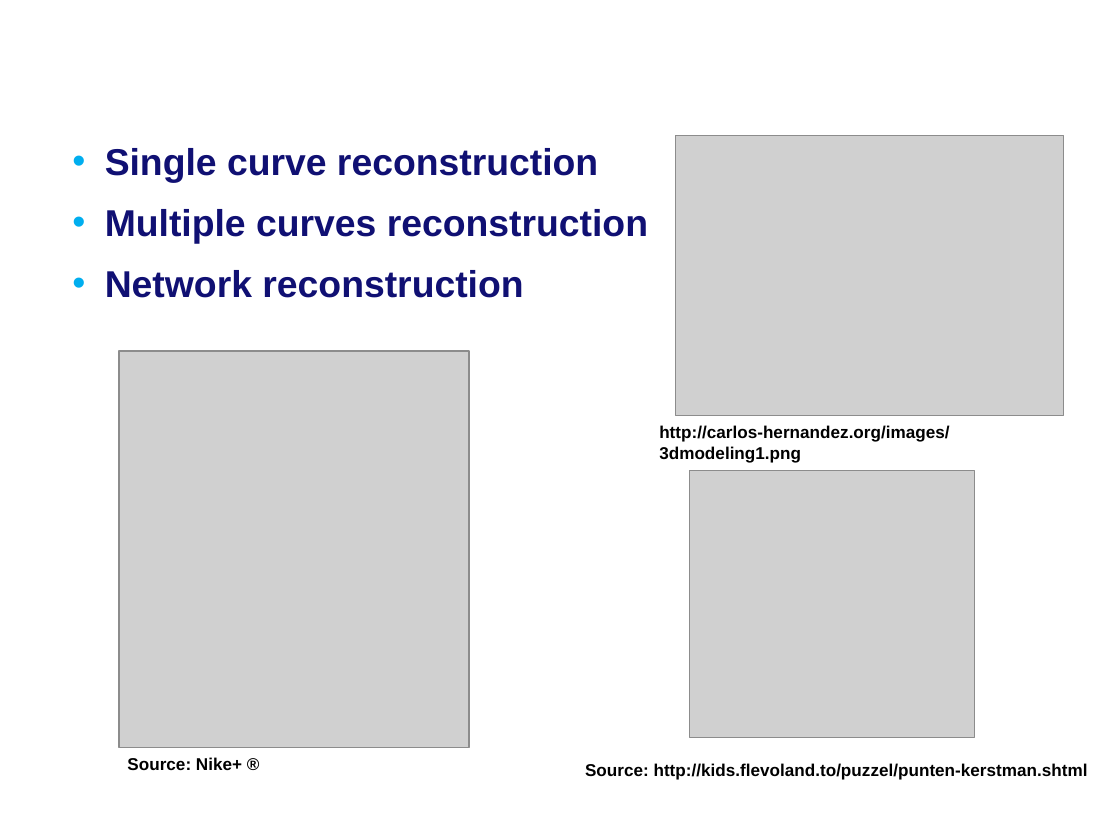
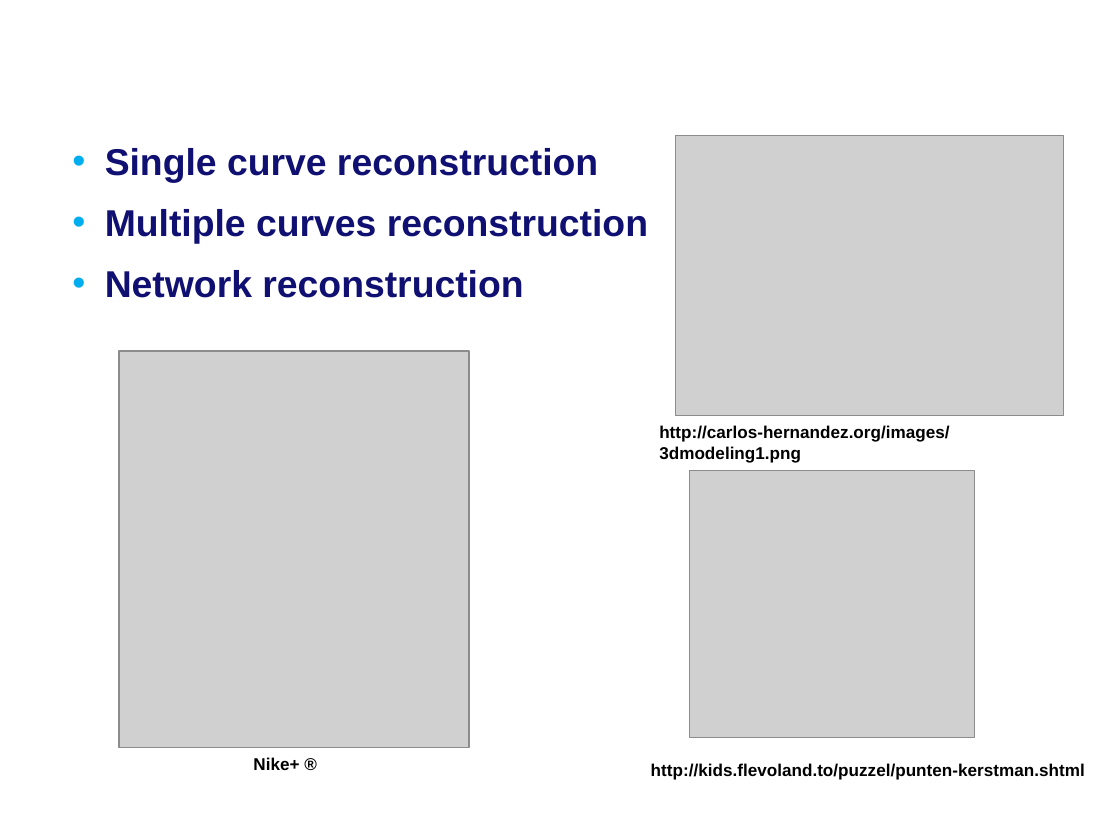
Before and after one commit to MartijnMuijsers/Algorithms, a slide deck: slide 2 of report/Final Presentation.ppt. Drawn at 1120x840 pixels with LibreOffice and Linux fonts; fonts in the diff are those of the drawing; grey boxes stand for pictures; background and template pictures are left out. Boxes give left, top, right and bottom in pixels: in the first picture for what was removed or moved away, otherwise in the second. Text is boxed around its words. In the diff, an @@ line names an element or a change of style, - is before the commit and + after.

```diff
--- a/report/Final Presentation.ppt
+++ b/report/Final Presentation.ppt
@@ text at bbox=[253, 757, 299, 770]: text changed @@
-Source: Nike+ ®
+Nike+ ®
@@ text at bbox=[651, 763, 1085, 780]: text changed @@
-Source: http://kids.flevoland.to/puzzel/punten-kerstman.shtml
+http://kids.flevoland.to/puzzel/punten-kerstman.shtml
```
Also in this commit, not shown: 1 other slide changed.
